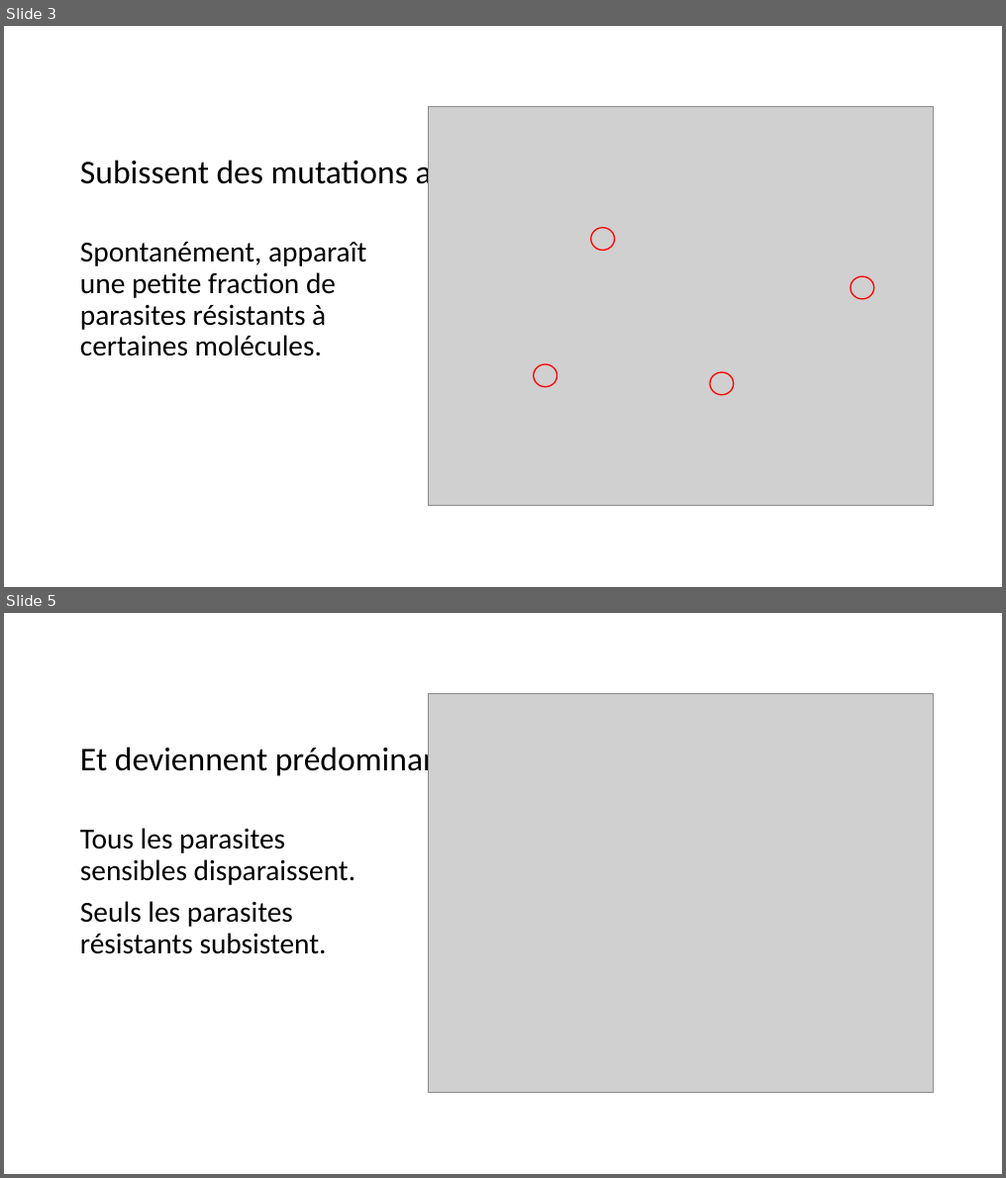
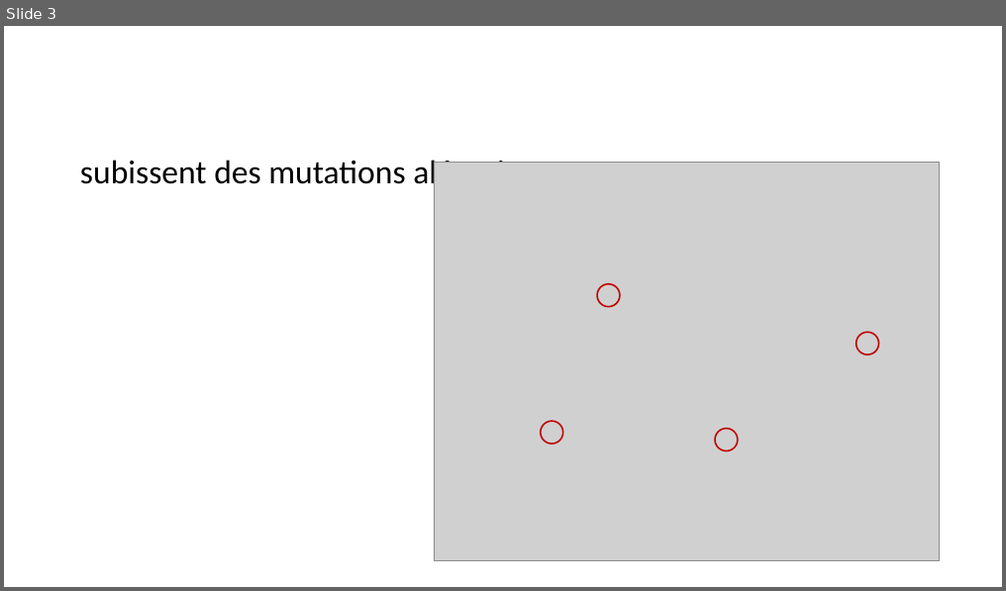
Before and after one commit to michelange2008/parasitlab, a slide deck: storage/app/public/img/resist/Resistance.pptx. Shown one above the other, each under a label of ours: slides 3 and 5 before the commit, slide 3 after it; the slides between them are not shown. The pictures are 1006x1178 and 1006x591 pixels, drawn with LibreOffice and Linux fonts; fonts in the diff are those of the drawing; grey boxes stand for pictures. Boxes give left, top, right and bottom in pixels: in the first picture for what was removed or moved away, otherwise in the second. Text is boxed around its words. In the diff, an @@ line names an element or a change of style, - is before the commit and + after.

```diff
--- a/storage/app/public/img/resist/Resistance.pptx
+++ b/storage/app/public/img/resist/Resistance.pptx
@@ slide 5 removed at <box>4,613,1002,1174</box>, background #FFFFFF @@
@@ picture removed at <box>429,694,934,1093</box> @@
@@ title removed at <box>80,743,464,778</box> @@
-Et deviennent prédominants
@@ text removed at <box>80,828,356,955</box> @@
-Tous les parasites sensibles disparaissent.
-Seuls les parasites résistants subsistent.
@@ slide 3 changed as well @@
@@ title at <box>80,156,546,191</box>: text changed @@
-Subissent des mutations aléatoires
+subissent des mutations aléatoires
@@ text removed at <box>80,242,366,357</box> @@
-Spontanément, apparaît une petite fraction de parasites résistants à certaines molécules.
@@ ellipse: place and size @@
-ellipse at <box>591,227,615,250</box>
+ellipse at <box>597,284,620,307</box>
@@ 3 ellipses, 1 picture: place and size @@
-3 ellipses, 1 picture at <box>429,107,934,506</box>
+3 ellipses, 1 picture at <box>434,163,939,562</box>
@@ outline #FF0000 1.25 pt to #C00000 1.5 pt in 4 elements at <box>856,332,879,355</box>, <box>715,429,738,452</box>, <box>597,284,620,307</box>, <box>541,421,563,444</box> @@
```
Also in this commit, not shown: 3 other slides changed, 13 slides added, 2 other slides removed, 12 other files.
